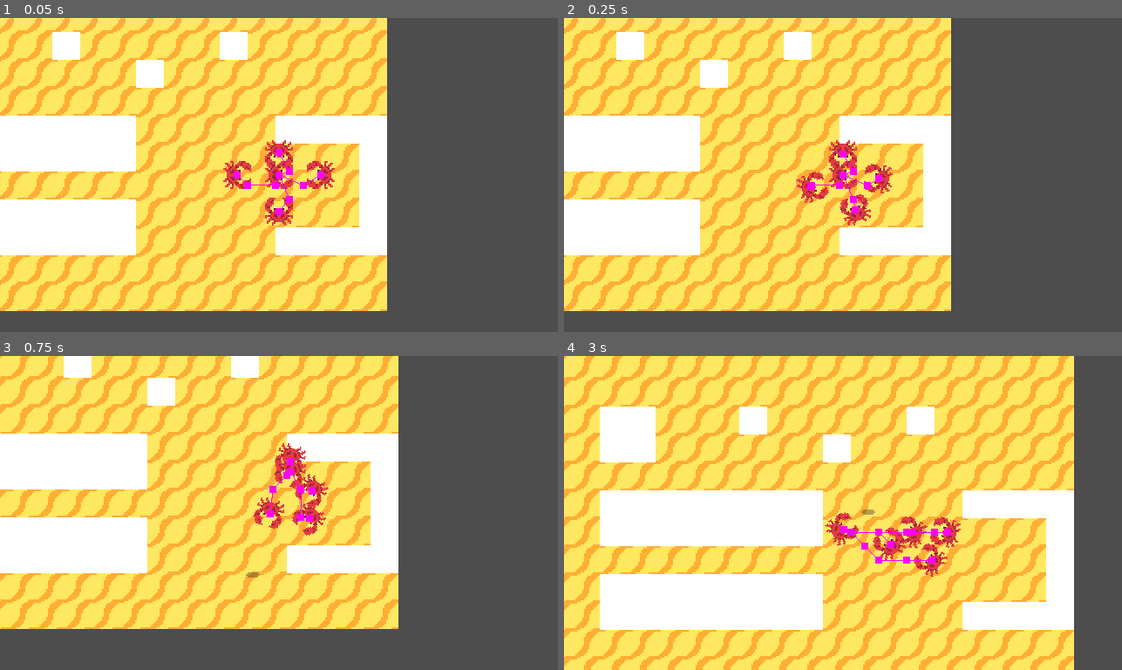
Above: before the commit, frames 1-4 (two rows, left to right).
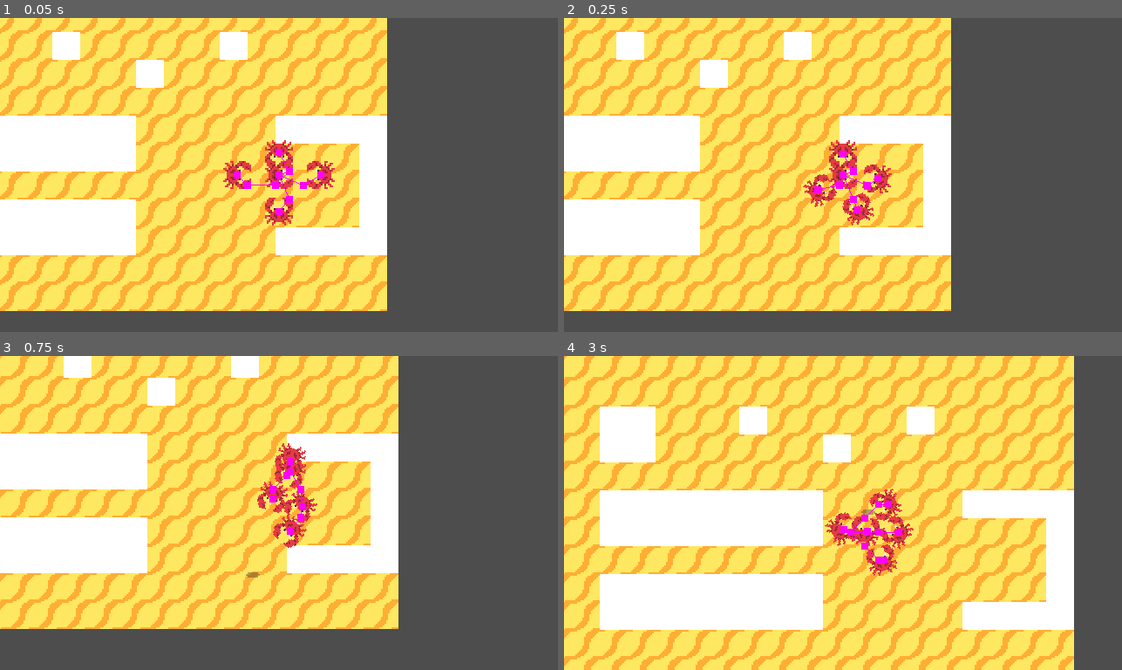
Above: after the commit, the same moments.

Repository: deckerous/crab-x
Game: Godot game, scene res://Player/Scenes/navigation_test.tscn
The game is run twice, just before and just after one commit, with the same random seed, the same clock (stepped at 60 frames per second) and the same inputs. The project has no main scene, so this scene is started directly.
Inputs (mouse positions are in pixels of both pictures, inside the frame that each line leads up to):
- Up to frame 1 (0.05 s): no input
- Up to frame 2 (0.25 s): no input
- Up to frame 3 (0.75 s): move the mouse to (251, 575) at 0.52 s; hold W (move_up) from 0.53 s (still down)
- Up to frame 4 (3 s): move the mouse to (1010, 560) at 1.27 s; move the mouse to (675, 465) at 2.02 s; release W (move_up) at 2.03 s; hold A (move_left) from 2.03 s (still down); move the mouse to (870, 513) at 2.77 s

Frame 1 is identical in both runs. In frame 2, 0.8% of the frame differs, in the area x 41-59%, y 46-67%; in frame 3, 1.2%; in frame 4, 1.9%, in the area x 51-72%, y 42-71%.

Commit message:
Cleaned up code and made crabs following faster.

Diff:
--- a/Player/Scenes/player.tscn
+++ b/Player/Scenes/player.tscn
@@ -34,7 +34,7 @@
 path_postprocessing = 1
 avoidance_enabled = true
 radius = 7.0
-max_speed = 49.0
+max_speed = 75.0
 debug_enabled = true
 debug_use_custom = true
 debug_path_custom_color = Color(1, 0, 1, 1)
@@ -57,7 +57,7 @@
 path_postprocessing = 1
 avoidance_enabled = true
 radius = 7.0
-max_speed = 49.0
+max_speed = 75.0
 debug_enabled = true
 debug_use_custom = true
 debug_path_custom_color = Color(1, 0, 1, 1)
@@ -80,7 +80,7 @@
 path_postprocessing = 1
 avoidance_enabled = true
 radius = 7.0
-max_speed = 49.0
+max_speed = 75.0
 debug_enabled = true
 debug_use_custom = true
 debug_path_custom_color = Color(1, 0, 1, 1)
@@ -103,7 +103,7 @@
 path_postprocessing = 1
 avoidance_enabled = true
 radius = 7.0
-max_speed = 49.0
+max_speed = 75.0
 debug_enabled = true
 debug_use_custom = true
 debug_path_custom_color = Color(1, 0, 1, 1)
--- a/Player/Scripts/player.gd
+++ b/Player/Scripts/player.gd
@@ -1,8 +1,10 @@
 extends Node2D
 
 @export var rally_point_move_speed : float = 75.0
-@export var camera_distance : float = 35.0
 @export var crab_moving_speed : float = 75.0
+@export var crosshair_dist_min : float = 15.0
+@export var crosshair_dist_max : float = 100.0
+@export var camera_mid_point_constant : float = 2.0
 
 @onready var camera_2d = $RallyPoint/Camera2D
 @onready var rally_point = $RallyPoint
@@ -27,21 +29,12 @@
 	set_physics_process(true)
 
 func _process(delta):
+	# Camera controls
 	var rally_dist_from_crosshair = rally_point.global_position.distance_to(crosshair.global_position)
-
-	if rally_dist_from_crosshair > 15 and rally_dist_from_crosshair < 100:
-		camera_2d.global_position = rally_point.global_position + rally_point.global_position.direction_to(crosshair.global_position).normalized() * (rally_dist_from_crosshair / 2.0)
-
-	#else:
-		#camera_2d.global_position = lerp(camera_2d.global_position, rally_point.global_position, 0.005)
-
-	#if move_dir != Vector2.ZERO:
-		#if move_dir.y > 0.0 or move_dir.y < 0.0:
-			#camera_2d.global_position = lerp(camera_2d.global_position, rally_point.global_position + move_dir * camera_distance * 1.75, 0.05)
-		#elif move_dir.x > 0.0 or move_dir.x < 0.0:
-			#camera_2d.global_position = lerp(camera_2d.global_position, rally_point.global_position + move_dir * camera_distance * 3.5, 0.03)
-	#else:
-		#camera_2d.global_position = lerp(camera_2d.global_position, rally_point.global_position, 0.005)
+	if rally_dist_from_crosshair > crosshair_dist_min and rally_dist_from_crosshair < crosshair_dist_max:
+		# place camera about halfway from
+		var mid_point_to_crosshair = rally_point.global_position.direction_to(crosshair.global_position).normalized() * (rally_dist_from_crosshair / camera_mid_point_constant)
+		camera_2d.global_position = rally_point.global_position + mid_point_to_crosshair
 
 	mouse_pos = get_global_mouse_position()
 
@@ -64,7 +57,7 @@
 			crab.global_rotation = crab.global_position.direction_to(get_global_mouse_position()).angle() + PI/2.0
 
 			if crab.navigation_agent_2d.is_navigation_finished():
-				new_crab_velocity = lerp(new_crab_velocity, new_crab_velocity * 0.9, 0.05)
+				new_crab_velocity = lerp(new_crab_velocity, new_crab_velocity, 0.05)
 
 			if crab.navigation_agent_2d.avoidance_enabled:
 				crab.navigation_agent_2d.set_velocity(new_crab_velocity)
